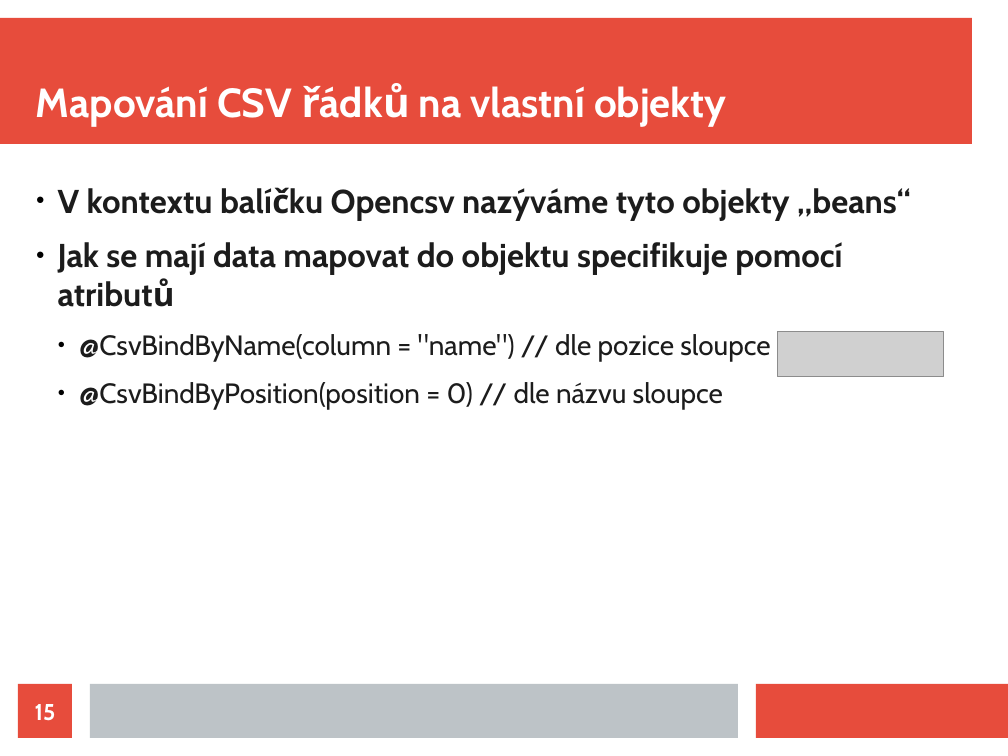
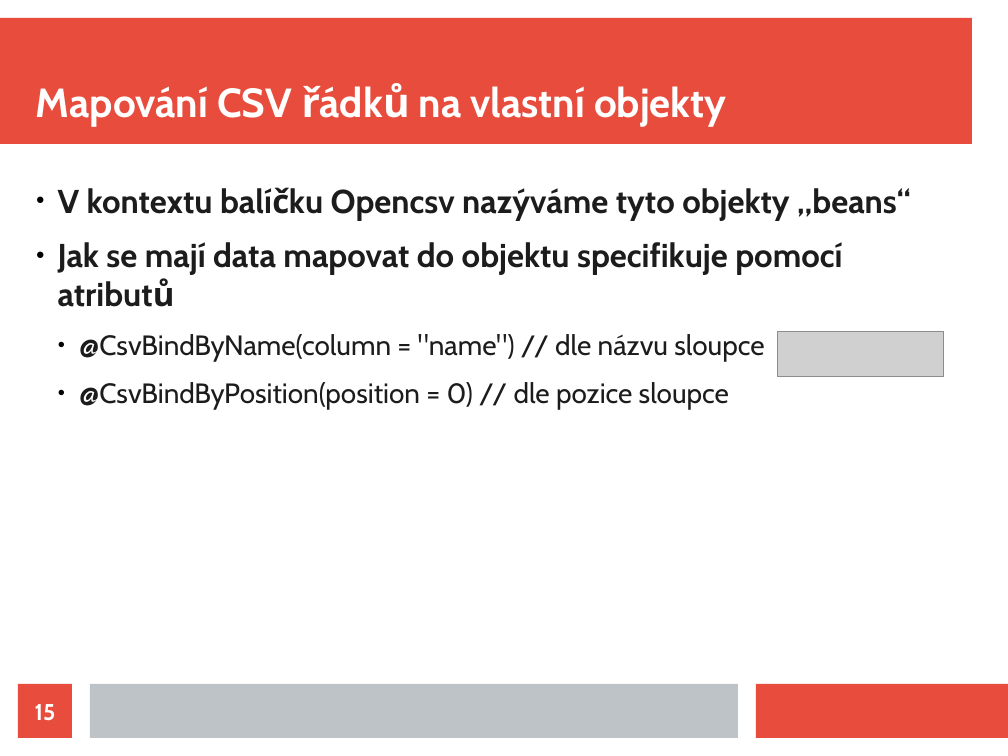
Before and after one commit to pfohlbruno/ALG2Pfohl, a slide deck: slide 15 of Pfohl_ALG2_sem_Travelly/docs/presentation.odp. Drawn at 1008x756 pixels with LibreOffice and Linux fonts; fonts in the diff are those of the drawing; grey boxes stand for pictures. Boxes give left, top, right and bottom in pixels: in the first picture for what was removed or moved away, otherwise in the second. Text is boxed around its words. In the diff, an @@ line names an element or a change of style, - is before the commit and + after.

Commit message:
Oprava prezentace

```diff
--- a/Pfohl_ALG2_sem_Travelly/docs/presentation.odp
+++ b/Pfohl_ALG2_sem_Travelly/docs/presentation.odp
@@ text at box(79, 334, 764, 410): text changed @@
-  ● @CsvBindByName(column = "name") // dle pozice sloupce
-  ● @CsvBindByPosition(position = 0) // dle názvu sloupce
+  ● @CsvBindByName(column = "name") // dle názvu sloupce
+  ● @CsvBindByPosition(position = 0) // dle pozice sloupce
```
